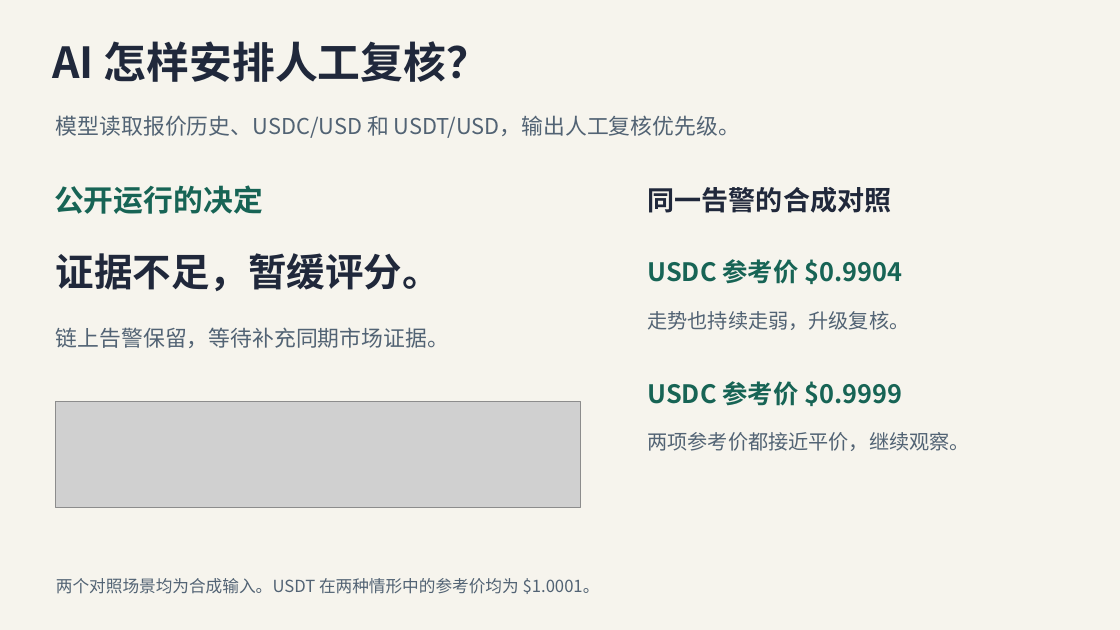
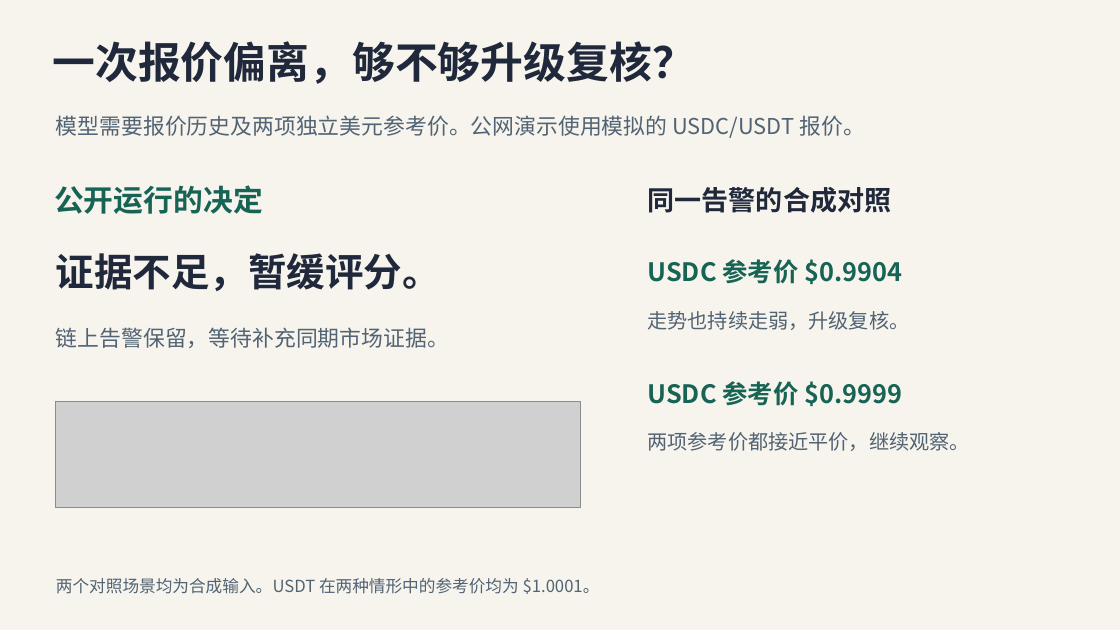
Before and after one commit to sunshineluyao/reactive-builder-camp-2026, a slide deck: slide 4 of track3/demo-day/Stablecoin-Alerts-Demo-Day.pptx. Drawn at 1120x630 pixels with LibreOffice and Linux fonts; fonts in the diff are those of the drawing; grey boxes stand for pictures. Boxes give left, top, right and bottom in pixels: in the first picture for what was removed or moved away, otherwise in the second. Text is boxed around its words. In the diff, an @@ line names an element or a change of style, - is before the commit and + after.

```diff
--- a/track3/demo-day/Stablecoin-Alerts-Demo-Day.pptx
+++ b/track3/demo-day/Stablecoin-Alerts-Demo-Day.pptx
@@ text at [52,41,694,84]: text changed @@
-AI 怎样安排人工复核？
+一次报价偏离，够不够升级复核？
@@ text at [56,115,864,138]: text changed @@
-模型读取报价历史、USDC/USD 和 USDT/USD，输出人工复核优先级。
+模型需要报价历史及两项独立美元参考价。公网演示使用模拟的 USDC/USDT 报价。
```
Also in this commit, not shown: 6 other slides changed, 1 slide added, 1 slide removed, 21 other files.
